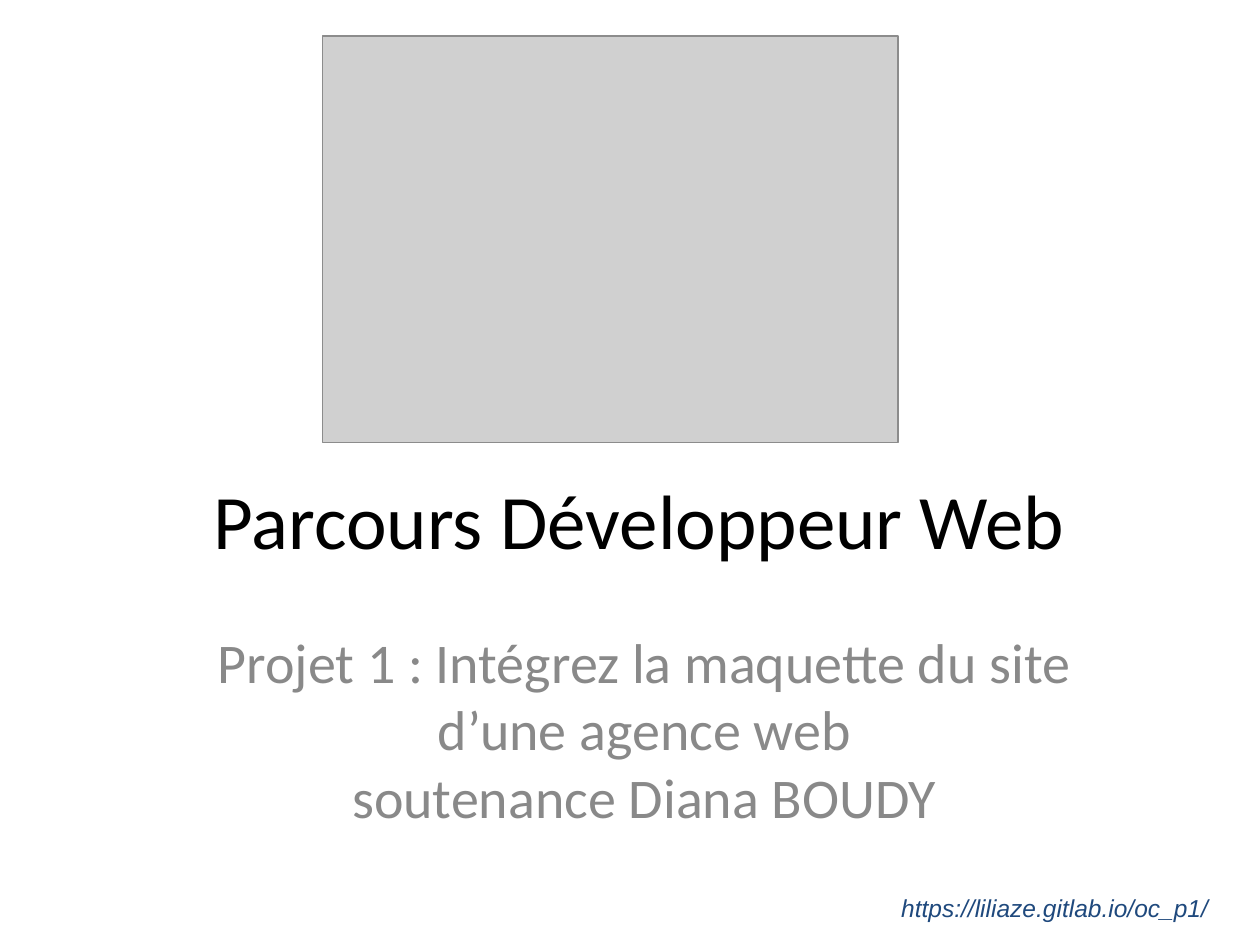
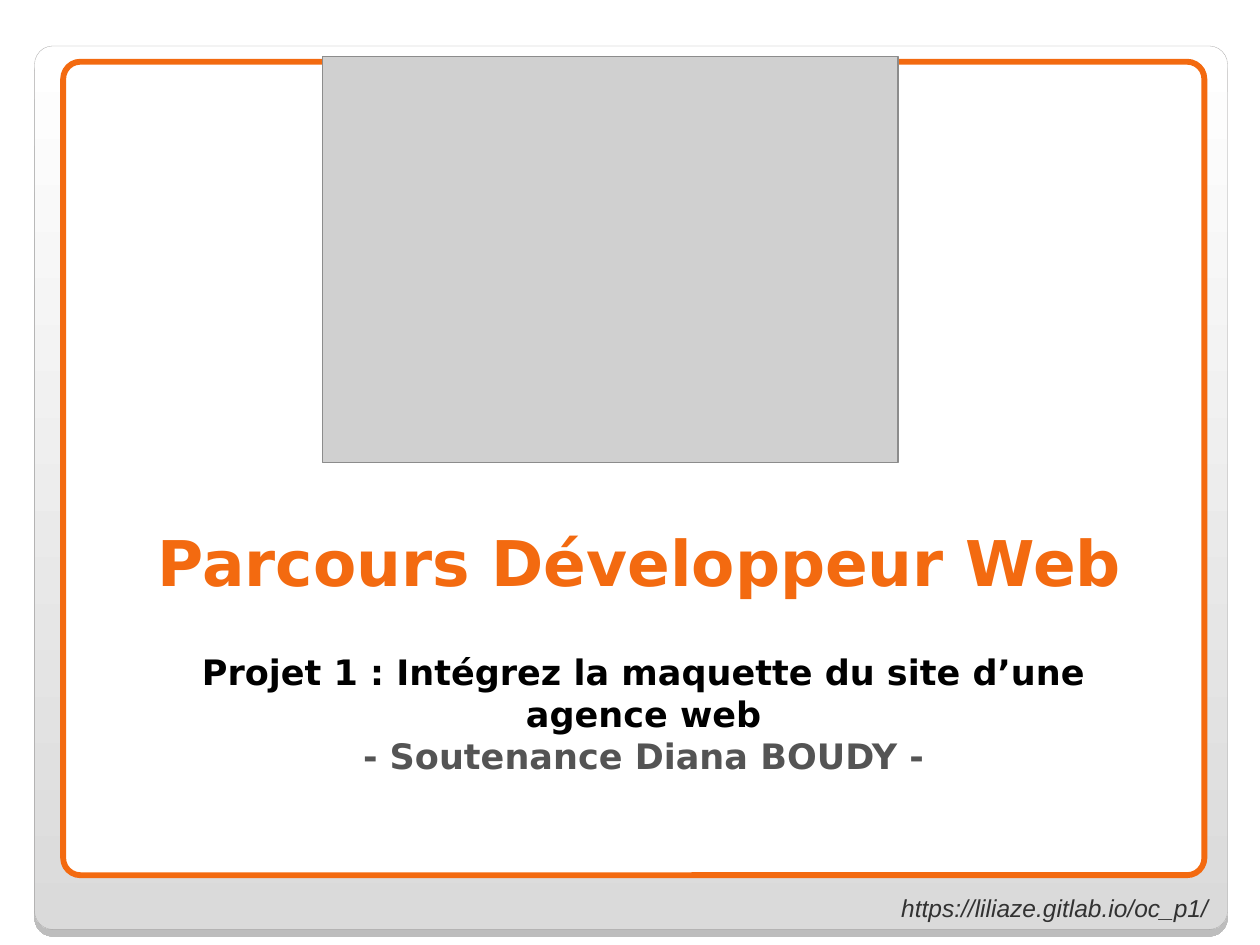
Before and after one commit to Liliaze/Recreer_une_maquette_OC_DWJ_P1, a slide deck: slide 1 of pres_soutenance.ppt. Drawn at 1260x945 pixels with LibreOffice and Linux fonts; fonts in the diff are those of the drawing; grey boxes stand for pictures; background and template pictures are left out. Boxes give left, top, right and bottom in pixels: in the first picture for what was removed or moved away, otherwise in the second. Text is boxed around its words. In the diff, an @@ line names an element or a change of style, - is before the commit and + after.

```diff
--- a/pres_soutenance.ppt
+++ b/pres_soutenance.ppt
@@ rounded rectangle added at [34,45,1227,929], fill gradient #FFFFFF to #DADADA, outline #A4A3A3 0.17 pt @@
@@ picture: place and size @@
-picture at [323,35,898,442]
+picture at [323,57,898,464]
@@ rounded rectangle added at [63,62,1205,876], fill #FFFFFF, outline #F36A10 3.34 pt @@
@@ title "Parcours Développeur Web" at [158,535,1121,599]: size 44 to 36 pt, font Calibri to DejaVu Sans, text colour #000000 to #F36A10, bold on; vertical alignment middle to bottom @@
@@ subtitle at [202,657,1085,770]: text changed; size 32 to 20 pt; font Calibri to DejaVu Sans; text colour #898989 to #000000; bold on @@
-Projet 1 : Intégrez la maquette du site d’une agence web
-soutenance Diana BOUDY
+Projet 1 : Intégrez la maquette du site d’une agence web
+- Soutenance Diana BOUDY -
@@ text "https://liliaze.gitlab.io/oc_p1/" at [901,899,1208,922]: text colour #1F497D to #323232 @@
```
Also in this commit, not shown: 4 other slides changed, 10 slides added, 4 slides removed, 3 other files.
